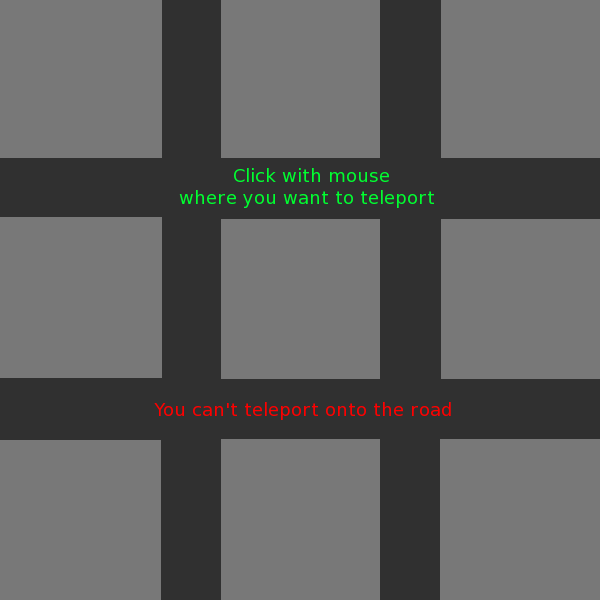
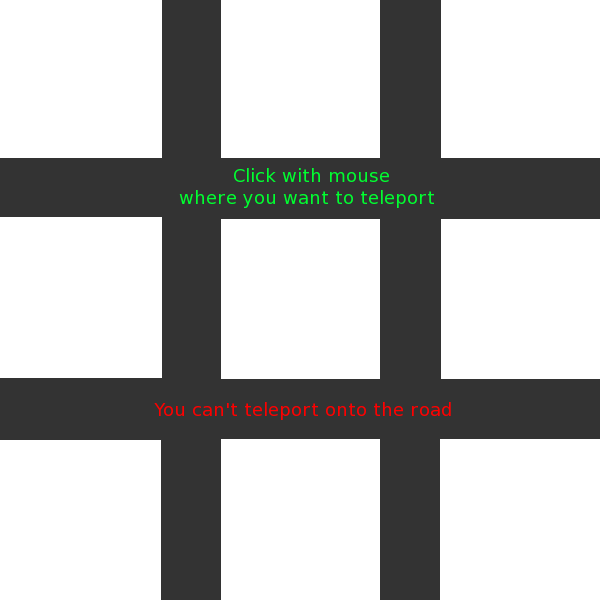
Layered file, before and after one edit (600x600). Changes by layer:
removed layer "New Layer#1" (was 53%) over [0, 0, 600, 600]
"New Layer": opacity 60% → 80% over [0, 0, 600, 600]
